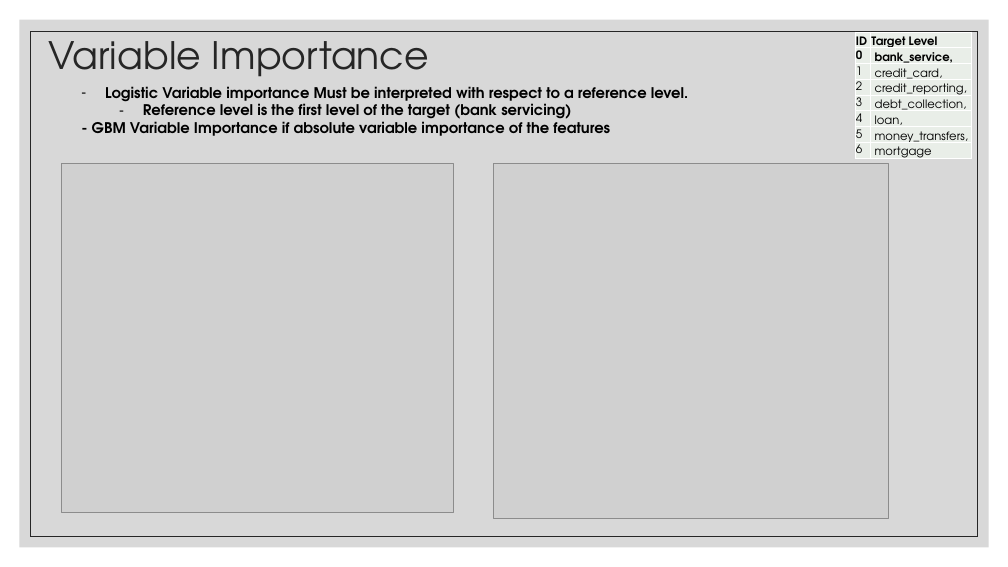
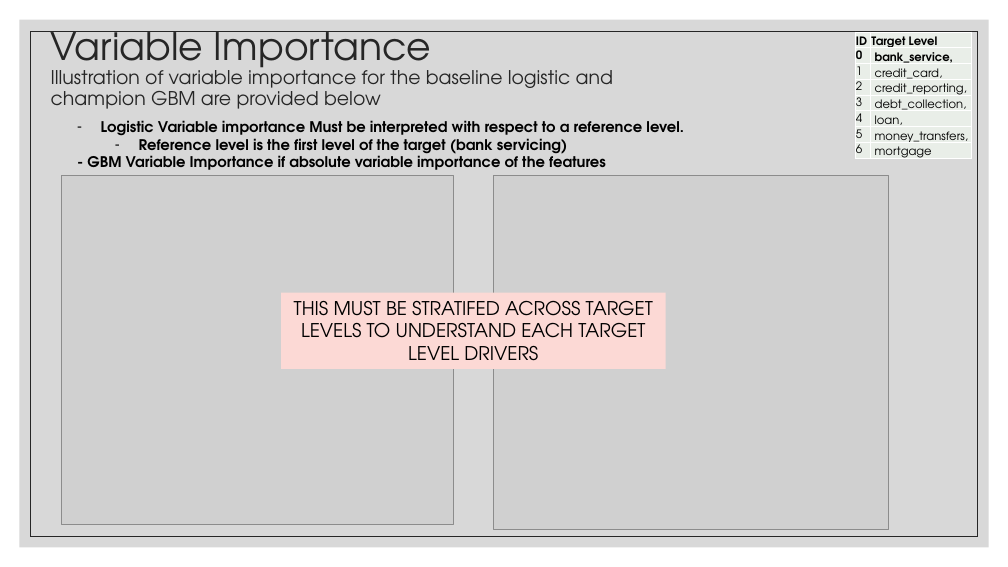
Before and after one commit to zack-carideo/qas4_casestudy, a slide deck: slide 16 of CFPB Complaint Modeling.pptx (slide 14 before the commit). Drawn at 1008x567 pixels with LibreOffice and Linux fonts; fonts in the diff are those of the drawing; grey boxes stand for pictures. Boxes give left, top, right and bottom in pixels: in the first picture for what was removed or moved away, otherwise in the second. Text is boxed around its words. In the diff, an @@ line names an element or a change of style, - is before the commit and + after.

```diff
--- a/CFPB Complaint Modeling.pptx
+++ b/CFPB Complaint Modeling.pptx
@@ title at <box>51,31,613,109</box>: text changed; size 36 to 18 pt @@
-Variable Importance
+Variable Importance
+Illustration of variable importance for the baseline logistic and champion GBM are provided below
@@ text "Logistic Variable importance Must be ...": place and size @@
-text "Logistic Variable importance Must be ..." at <box>92,86,688,136</box>
+text "Logistic Variable importance Must be ..." at <box>87,120,683,170</box>
@@ picture: place and size @@
-picture at <box>61,164,454,513</box>
+picture at <box>61,175,454,525</box>
@@ picture: place and size @@
-picture at <box>494,164,889,519</box>
+picture at <box>494,175,889,530</box>
@@ rectangle added at <box>281,293,666,369</box>, fill #FCD9D5, 18 pt, text #000000 @@
+THIS MUST BE STRATIFED ACROSS TARGET LEVELS TO UNDERSTAND EACH TARGET LEVEL DRIVERS
```
Also in this commit, not shown: 14 other slides changed, 1 slide added, 1 slide removed.
